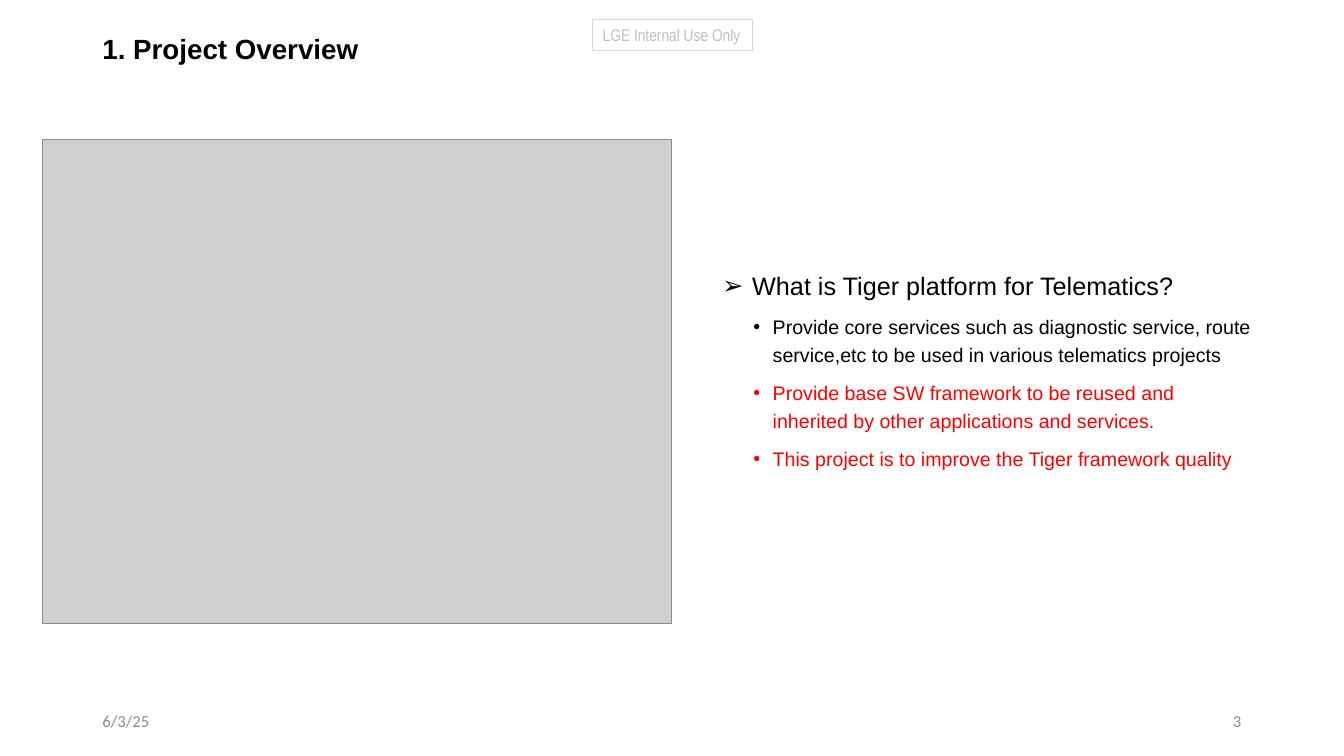
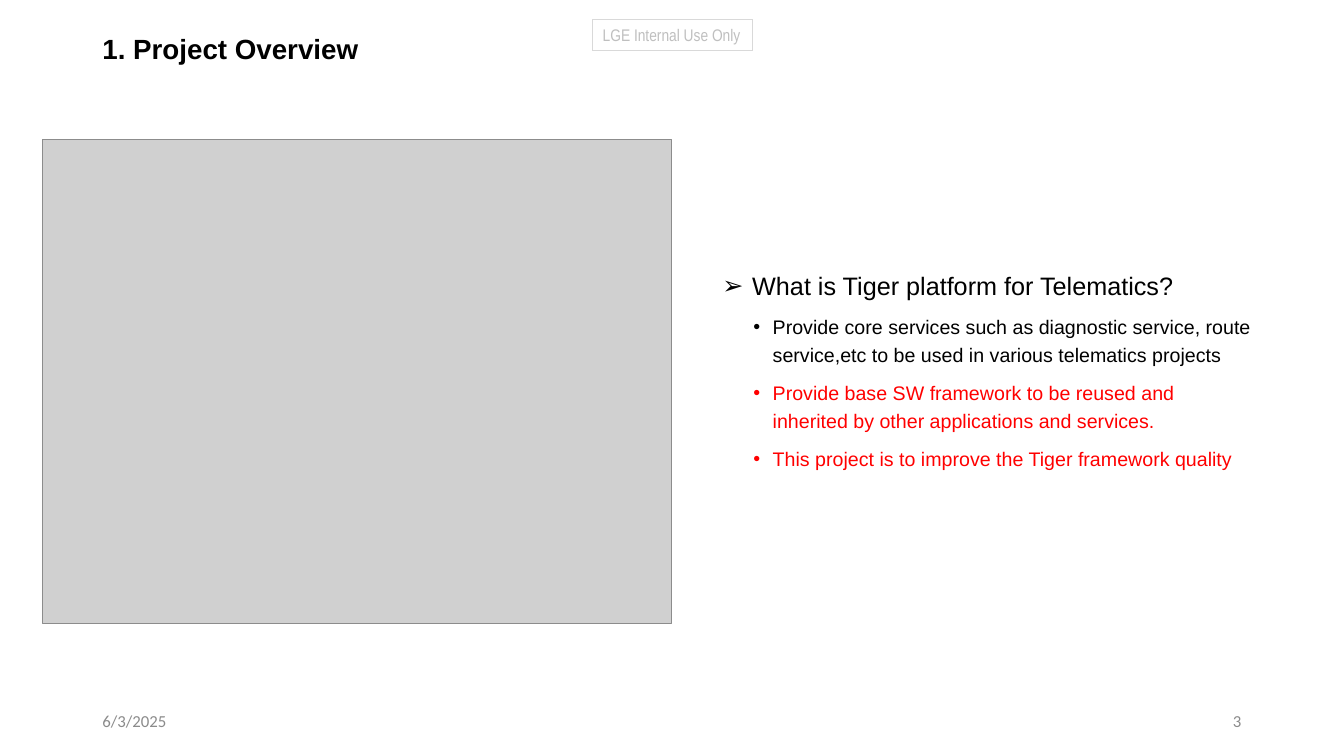
Before and after one commit to taikt/codefun, a slide deck: slide 3 of cpp/pattern/dispatcher_copilot/doc/sw_task.pptx. Drawn at 1344x756 pixels with LibreOffice and Linux fonts; fonts in the diff are those of the drawing; grey boxes stand for pictures. Boxes give left, top, right and bottom in pixels: in the first picture for what was removed or moved away, otherwise in the second. Text is boxed around its words. In the diff, an @@ line names an element or a change of style, - is before the commit and + after.

```diff
--- a/cpp/pattern/dispatcher_copilot/doc/sw_task.pptx
+++ b/cpp/pattern/dispatcher_copilot/doc/sw_task.pptx
@@ text at (x1=102, y1=715, x2=166, y2=728): text changed @@
-6/3/25
+6/3/2025
```
Also in this commit, not shown: 16 other slides changed, 1 other file.
